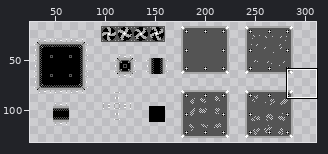
Two versions of one sprite sheet, Assets/TileSets/Tileset_TopView_SpreadSheet.png. Above: a wide view before the commit, with the close-up outlined.
Close-up. Before the commit:
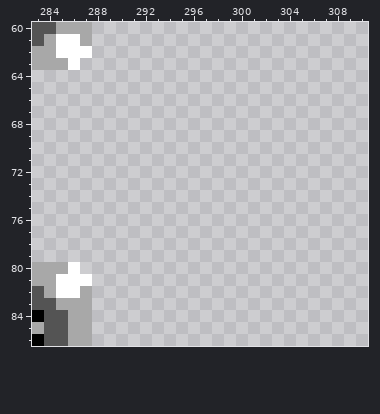
The file is 318x144 pixels. Shown: x 283..310, y 60..86. The wide view leaves out empty margins.
The same view after the edit:
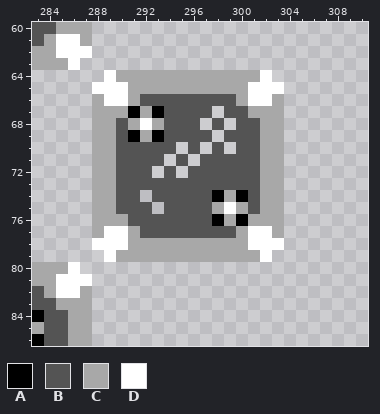
Palette (. is transparent): A #000000  B #545454  C #a8a8a8  D #ffffff
Changes in this commit:
There is now colour A in row 67 at x 291 and 293; in row 69 at x 291 and 293; in row 74 at x 298 and 300; in row 76 at x 298 and 300.
There is now colour B in row 66 at x 292 to 299; in row 67 at x 294 to 297 and 299 to 300; in row 68 at x 290, 294 to 296, 298 and 300 to 301; in row 69 at x 290, 294 to 297 and 299 to 301; in row 70 at x 290 to 294, 296, 298 and 300 to 301; in row 71 at x 290 to 293, 295 and 297 to 301.
There is now colour B in row 72 at x 290 to 292, 294 and 296 to 301; in row 73 at x 290 to 301; in row 74 at x 290 to 291, 293 to 297 and 301; in row 75 at x 290 to 292, 294 to 297 and 301; in row 76 at x 291 to 297; in row 77 at x 292 to 299.
There is now colour C in row 64 at x 290 to 301; in row 65 at x 291 to 300; in row 66 at x 288, 291, 300 and 303; in row 67 at x 288 to 290, 292 and 301 to 303; in row 68 at x 288 to 289, 291, 293 and 302 to 303; in row 69 at x 288 to 289, 292 and 302 to 303.
There is now colour C in rows 70 to 73 at x 288 to 289 and 302 to 303; in row 74 at x 288 to 289, 299 and 302 to 303; in row 75 at x 288 to 289, 298, 300 and 302 to 303; in row 76 at x 288 to 290, 299 and 301 to 303; in row 77 at x 288, 291, 300 and 303; in row 78 at x 291 to 300.
There is now colour C in row 79 at x 290 to 301.
There is now colour D in row 64 at x 289 and 302; in row 65 at x 288 to 290 and 301 to 303; in row 66 at x 289 to 290 and 301 to 302; in row 68 at x 292; in row 75 at x 299; in row 77 at x 289 to 290 and 301 to 302.
There is now colour D in row 78 at x 288 to 290 and 301 to 303; in row 79 at x 289 and 302.
